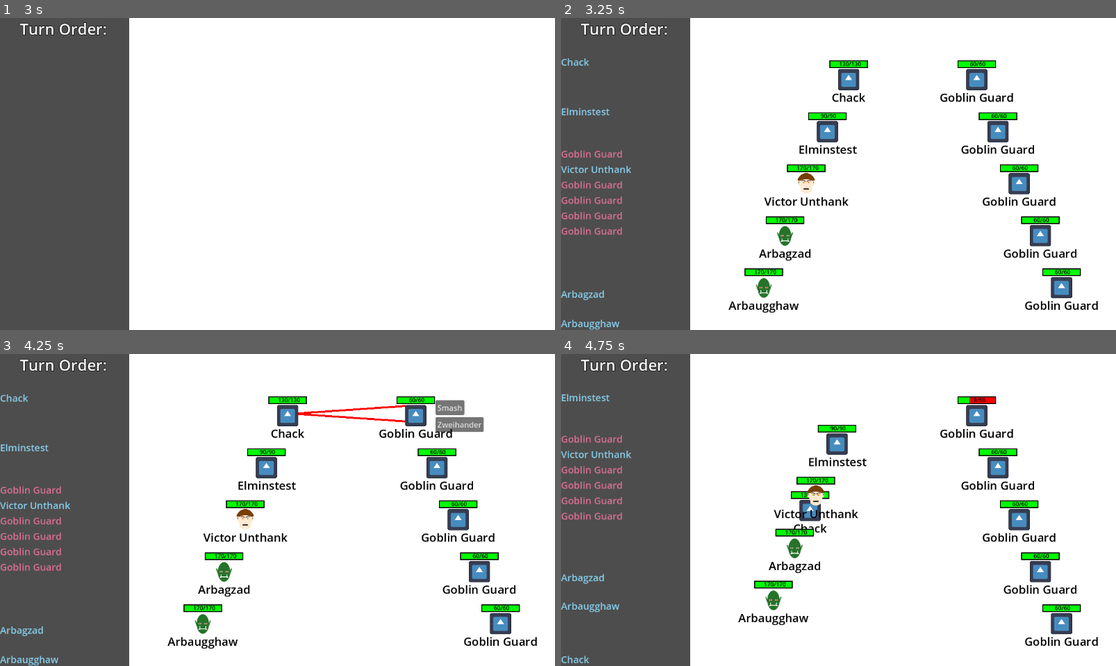
Above: before the commit, frames 1-4 (two rows, left to right).
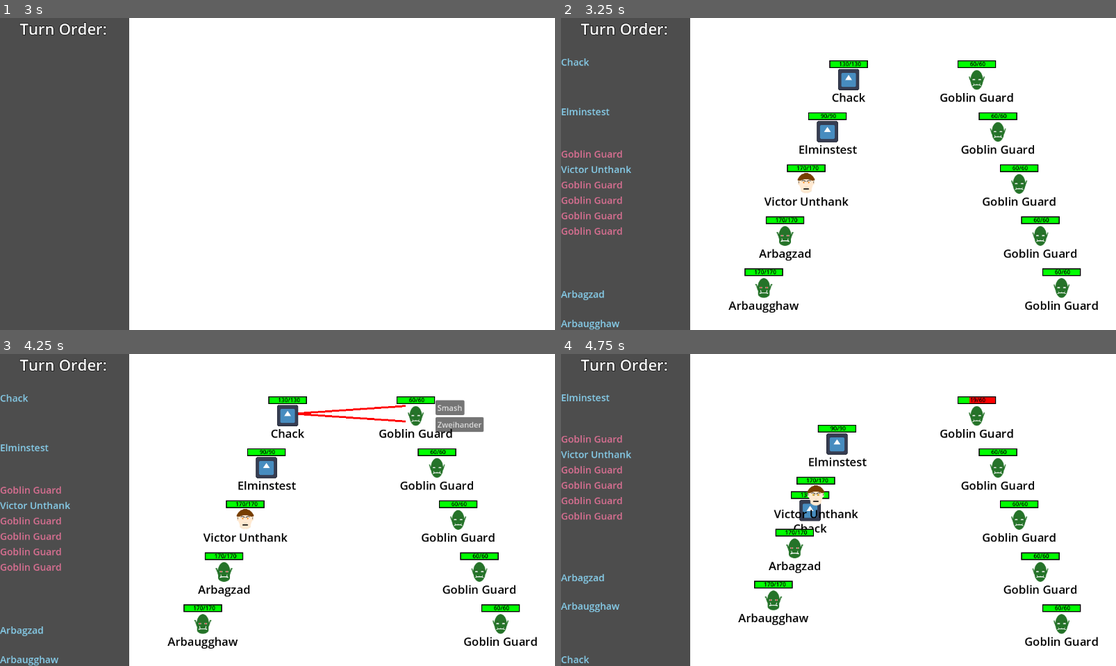
Above: after the commit, the same moments.

Repository: Habidakus/wild-jam-78-erase
Game: Godot game, scene res://Scenes/main.tscn
The game is run twice, just before and just after one commit, with the same random seed, the same clock (stepped at 60 frames per second) and the same inputs. The engine's default icon, where the game draws it, is replaced by a stand-in: a white triangle on a blue panel in a dark square.
Inputs (mouse positions are in pixels of both pictures, inside the frame that each line leads up to):
- Up to frame 1 (3 s): tap Enter at 0.5, 2, 2.75 s; move the mouse to (399, 158) at 0.52 s; click (399, 158) at 0.67 s; click "Play" at 1.25 s; move the mouse to (166, 189) at 2.02 s; click (166, 189) at 2.17 s; move the mouse to (333, 105) at 2.77 s; click (333, 105) at 2.92 s
- Up to frame 2 (3.25 s): no input
- Up to frame 3 (4.25 s): tap Space at 3.5 s; move the mouse to (249, 572) at 3.52 s; click (249, 572) at 3.67 s
- Up to frame 4 (4.75 s): click "Smash" at 4.25 s

Frame 1 is identical in both runs. In frame 2, 1.4% of the frame differs, in the area x 34-93%, y 16-90%; in frame 3, 1.4%; in frame 4, 1.4%.

Commit message:
Added goblins, made orcs beefier

Diff:
--- a/Scripts/unit_mod.gd
+++ b/Scripts/unit_mod.gd
@@ -106,7 +106,7 @@
 
 static var s_rusty_sword_attack : AttackStats = AttackStats.create("Rusty Sword", AttackStats.AttackTarget.TWO_FARTHEST_FROM_DEATH).adjust_damage(0.8).tires(1.1)
 
-static var s_species_goblin : UnitMod = create("Goblin").add_health(-40)
+static var s_species_goblin : UnitMod = create("Goblin").add_health(-40).set_icon(UnitStats.Icon.Goblin)
 static var s_occupation_guard : UnitMod = create("Guard").add_armor(5)
 static var s_equipment_guard_gear : UnitMod = create("Rusty Sword").set_attack(s_rusty_sword_attack)
 
--- a/Scripts/unit_stats.gd
+++ b/Scripts/unit_stats.gd
@@ -1,7 +1,7 @@
 class_name UnitStats extends RefCounted
 
 enum Side { NEITHER, HUMAN, COMPUTER }
-enum Icon { UNSET, Dwarf, Halfling, Human, Orc }
+enum Icon { UNSET, Dwarf, Halfling, Human, Orc, Goblin }
 
 var id : int = -1
 var max_health : float
@@ -128,6 +128,7 @@
 const icon_dwarf : Texture = preload("res://Art/Species_Dwarf.png")
 const icon_halfling : Texture = preload("res://Art/Species_Halfling.png")
 const icon_orc : Texture = preload("res://Art/Species_Orc.png")
+const icon_goblin : Texture = preload("res://Art/Species_Goblin.png")
 func get_texture() -> Texture:
 	match icon:
 		UnitStats.Icon.Human:
@@ -138,6 +139,8 @@
 			return icon_halfling
 		UnitStats.Icon.Orc:
 			return icon_orc
+		UnitStats.Icon.Goblin:
+			return icon_goblin
 	return null
 
 func get_health_desc() -> String:
Binary file added: Art/Species_Goblin.png
Not shown, added: Art/Species_Goblin.png.import
Binary file changed: Art/Species_Orc.png
